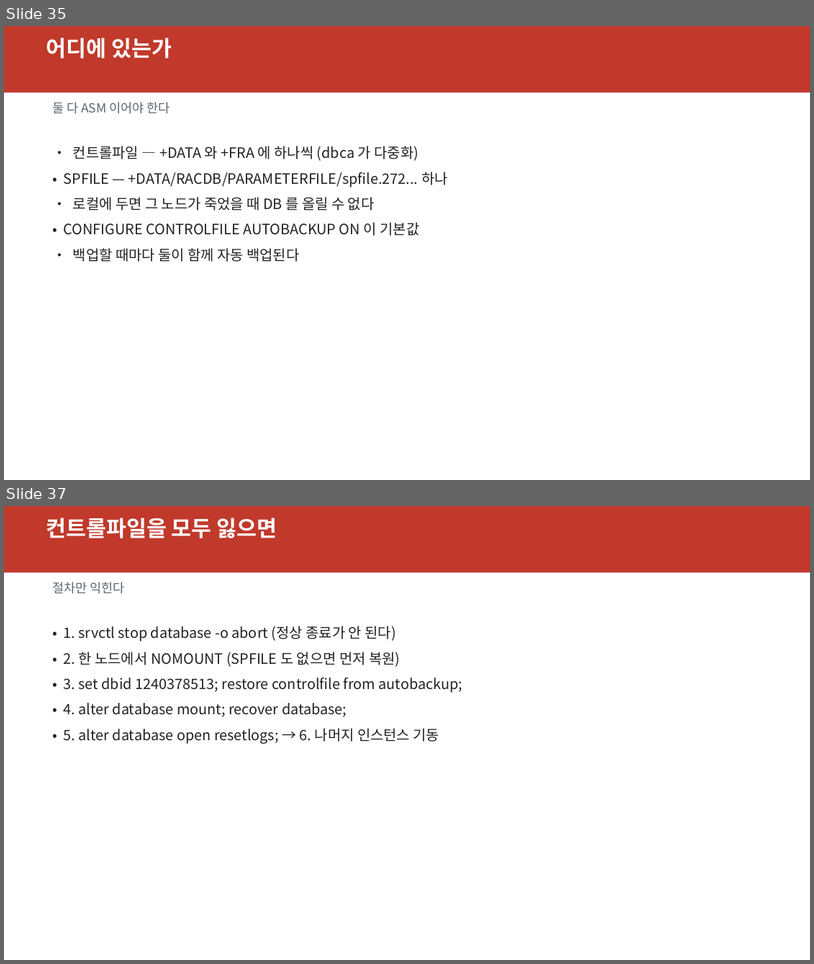
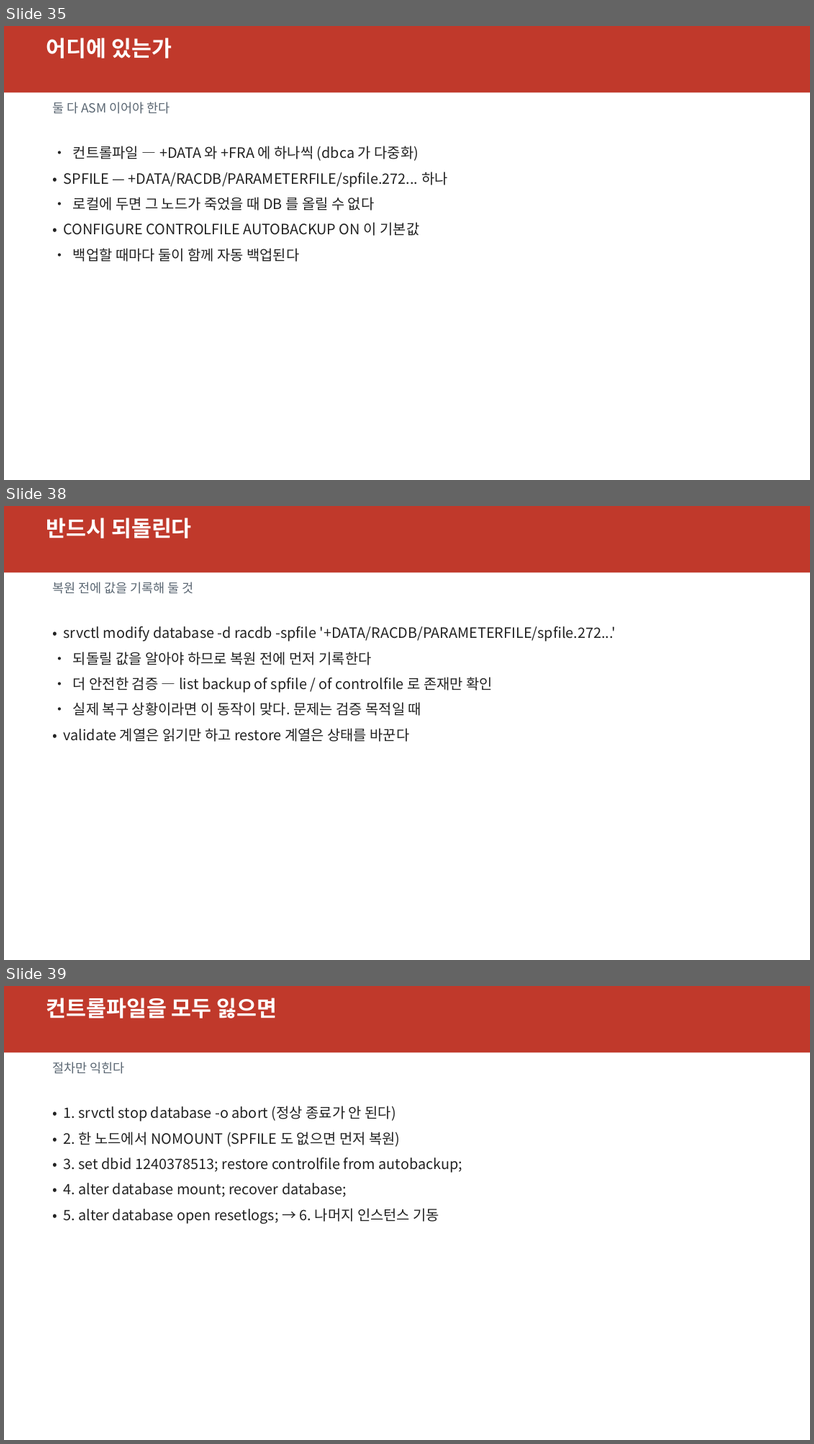
Before and after one commit to elpisk/OracleManual, a slide deck: RAC/17장/17장_RAC백업과복구.pptx. Shown one above the other, each under a label of ours: slides 35 and 37 before the commit, slides 35, 38 and 39 after it; the slides between them are not shown. The pictures are 814x964 and 814x1444 pixels, drawn with LibreOffice and Linux fonts; fonts in the diff are those of the drawing. Boxes give left, top, right and bottom in pixels: in the first picture for what was removed or moved away, otherwise in the second. Text is boxed around its words. In the diff, an @@ line names an element or a change of style, - is before the commit and + after.

```diff
--- a/RAC/17장/17장_RAC백업과복구.pptx
+++ b/RAC/17장/17장_RAC백업과복구.pptx
@@ slide 38 added at (4, 506, 810, 960), background #FFFFFF @@
@@ rectangle added at (4, 506, 810, 572), fill #C0392B @@
@@ text added at (46, 518, 192, 538), 26 pt, text #FFFFFF, bold @@
+반드시 되돌린다
@@ text added at (52, 582, 193, 594), 15 pt, text #5A6672 @@
+복원 전에 값을 기록해 둘 것
@@ text added at (64, 626, 616, 741), 17 pt, text #222222 @@
+• srvctl modify database -d racdb -spfile '+DATA/RACDB/PARAMETERFILE/spfile.272...'
+• 되돌릴 값을 알아야 하므로 복원 전에 먼저 기록한다
+• 더 안전한 검증 — list backup of spfile / of controlfile 로 존재만 확인
+• 실제 복구 상황이라면 이 동작이 맞다. 문제는 검증 목적일 때
+• validate 계열은 읽기만 하고 restore 계열은 상태를 바꾼다
@@ what was slide 37 is now slide 39 @@
```
Also in this commit, not shown: 2 slides changed, 1 other slide added, 4 other files.
